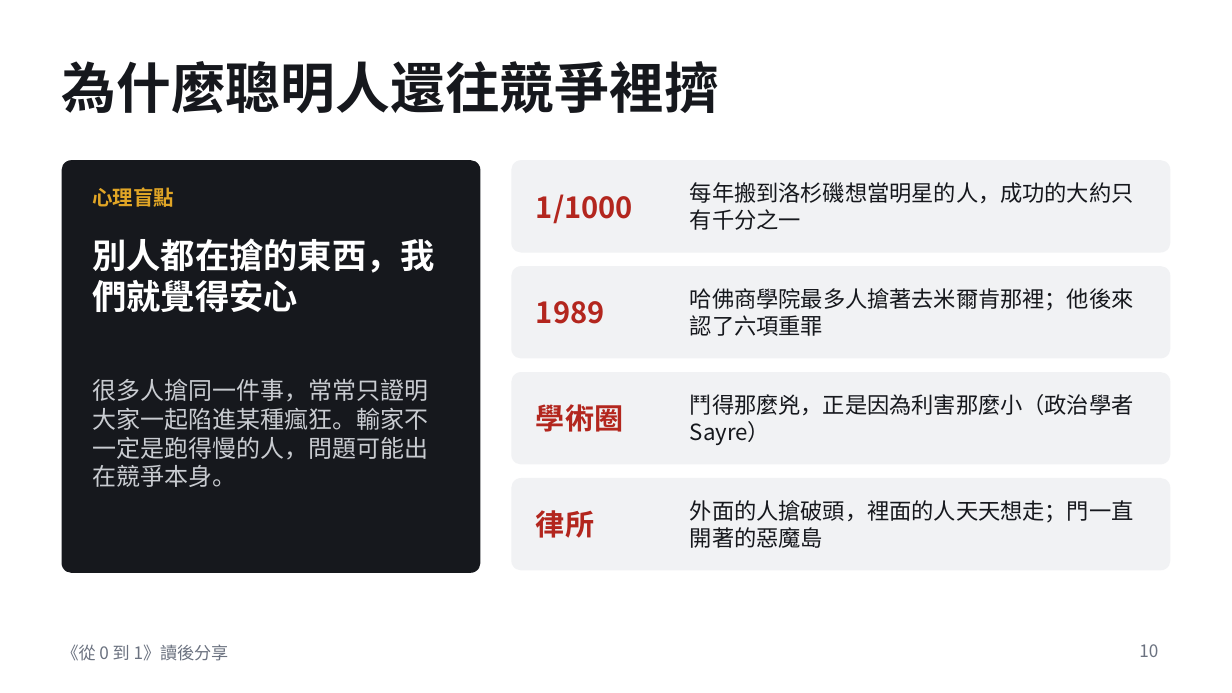
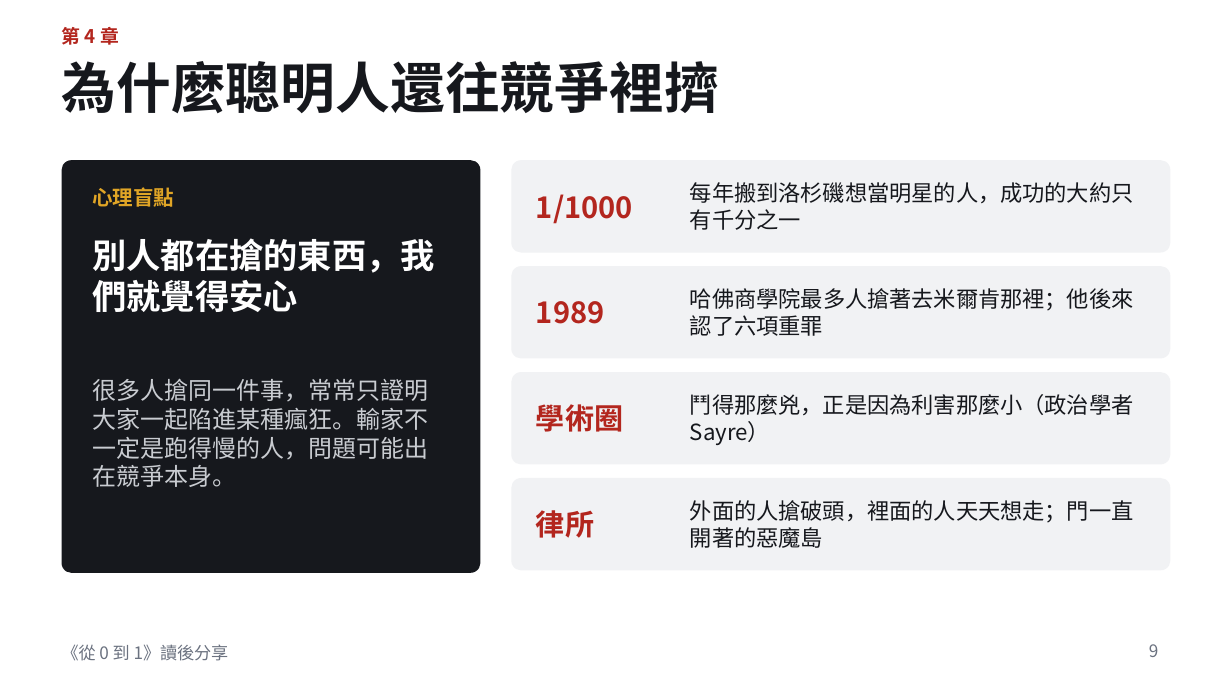
Before and after one commit to LuoGuoFong/TEST, a slide deck: slide 9 of zero-to-one-book-share.pptx (slide 10 before the commit). Drawn at 1232x693 pixels with LibreOffice and Linux fonts; fonts in the diff are those of the drawing. Boxes give left, top, right and bottom in pixels: in the first picture for what was removed or moved away, otherwise in the second. Text is boxed around its words. In the diff, an @@ line names an element or a change of style, - is before the commit and + after.

```diff
--- a/zero-to-one-book-share.pptx
+++ b/zero-to-one-book-share.pptx
@@ text added at box(62, 27, 119, 45), 11 pt, text #B3261E, bold @@
+第 4 章
@@ page number at box(1149, 644, 1159, 657): text changed @@
-10
+9
```
Also in this commit, not shown: 8 other slides changed, 11 slides added, 1 slide removed.
